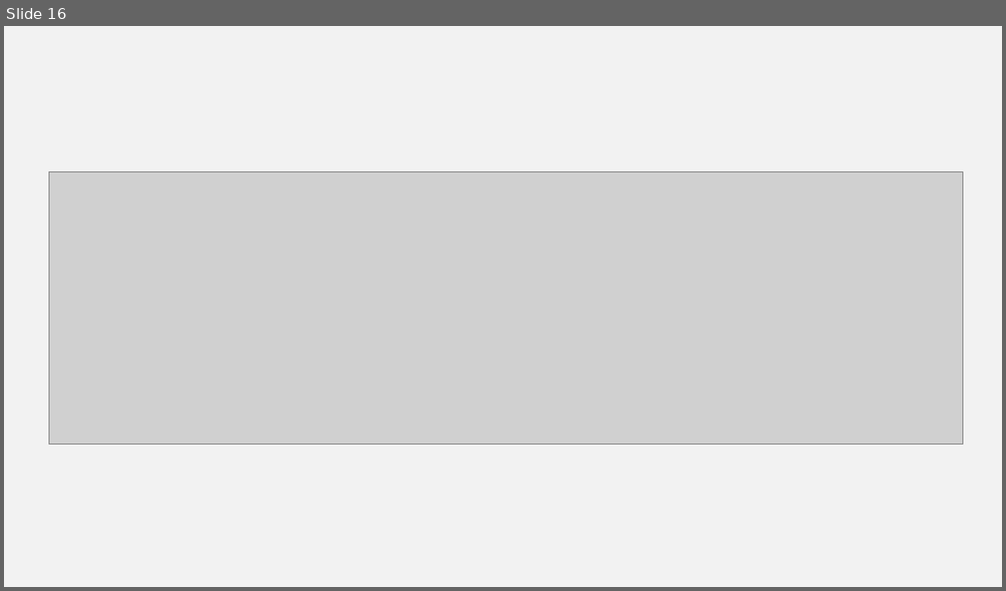
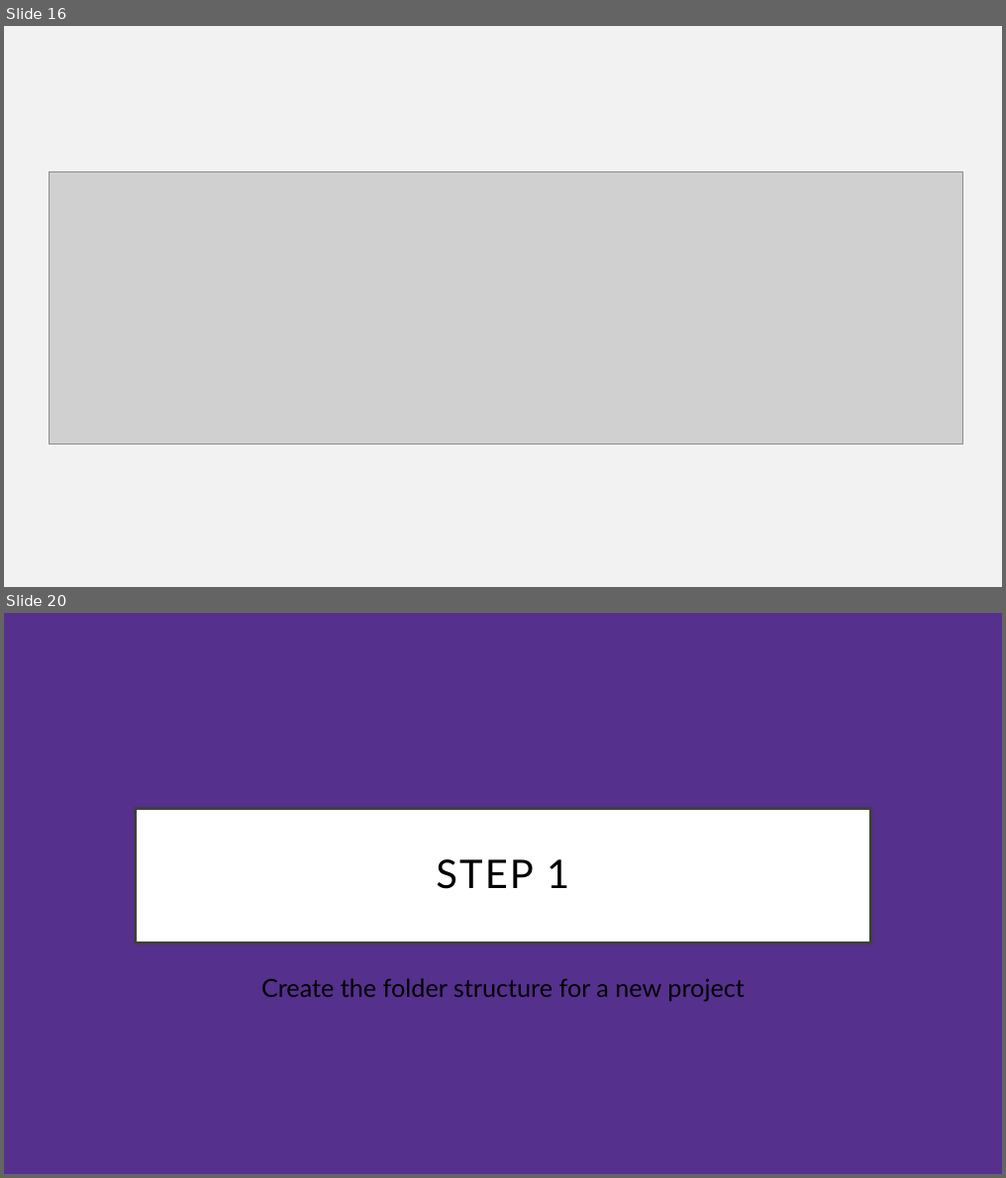
Before and after one commit to Equihua2211/I7266, a slide deck: 001_Slides/08_UART-USART.odp. Shown one above the other, each under a label of ours: slide 16 before the commit, slides 16 and 20 after it; the slides between them are not shown. The pictures are 1006x591 and 1006x1178 pixels, drawn with LibreOffice and Linux fonts; fonts in the diff are those of the drawing; grey boxes stand for pictures. Boxes give left, top, right and bottom in pixels: in the first picture for what was removed or moved away, otherwise in the second. Text is boxed around its words. In the diff, an @@ line names an element or a change of style, - is before the commit and + after.

```diff
--- a/001_Slides/08_UART-USART.odp
+++ b/001_Slides/08_UART-USART.odp
@@ slide 20 added at (x1=4, y1=613, x2=1002, y2=1174), background #55308D @@
@@ title added at (x1=135, y1=808, x2=871, y2=943), fill #FFFFFF, outline #404040 3 pt, 38 pt, text #000000 @@
+STEP 1
@@ text added at (x1=261, y1=978, x2=745, y2=1002), 24 pt, text #000000 @@
+Create the folder structure for a new project
```
Also in this commit, not shown: 2 slides changed, 14 other slides added, 1 slide removed, 2 other files.
